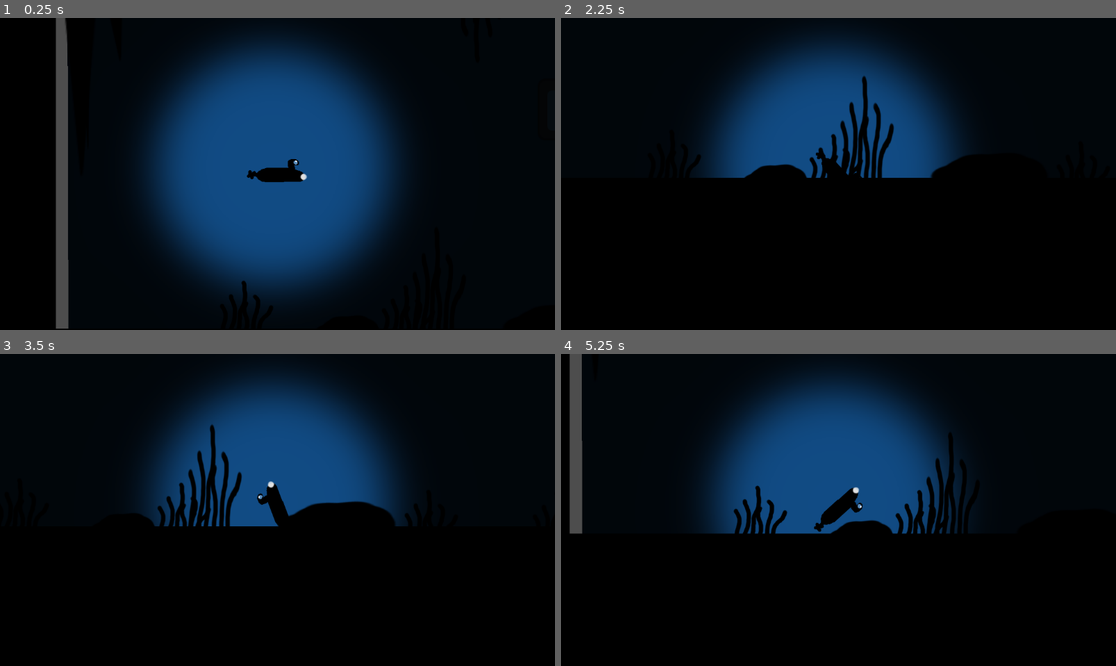
Above: before the commit, frames 1-4 (two rows, left to right).
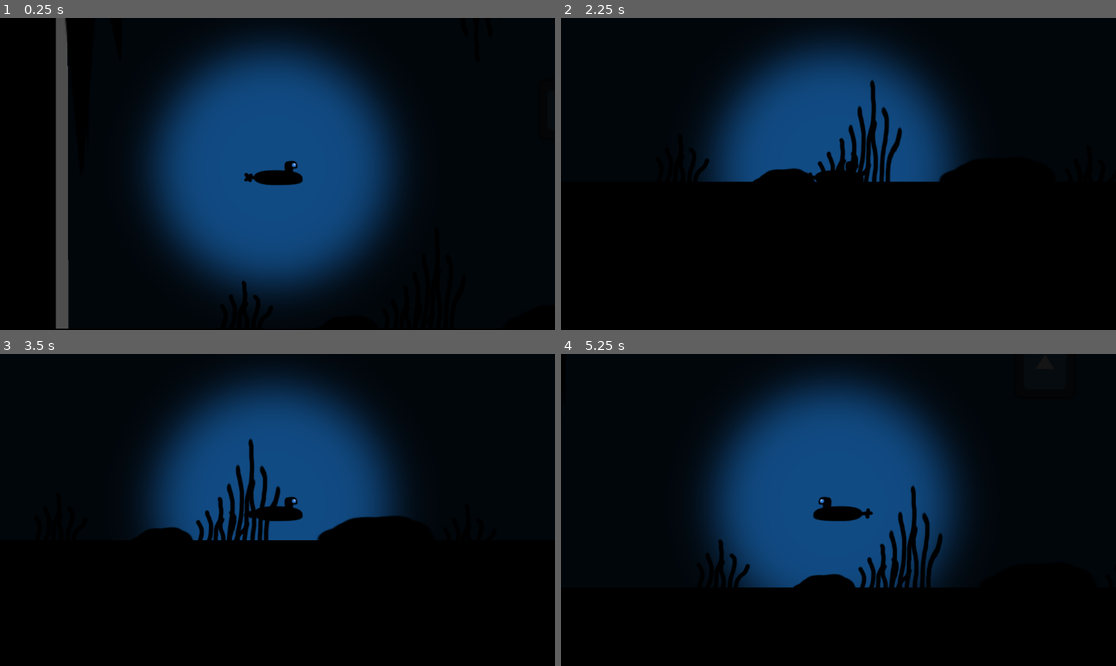
Above: after the commit, the same moments.

Repository: EddieRowe/godot-wild-jam-82
Game: Godot game, scene res://levels/level_1.tscn
The game is run twice, just before and just after one commit, with the same random seed, the same clock (stepped at 60 frames per second) and the same inputs. The engine's default icon, where the game draws it, is replaced by a stand-in: a white triangle on a blue panel in a dark square.
Inputs:
- Up to frame 1 (0.25 s): no input
- Up to frame 2 (2.25 s): tap Enter (ui_accept) at 0.5, 0.77, 1.52 s; hold Right (ui_right) 0.53-1.28 s; hold Down (ui_down) 1.28-2.03 s; hold Right (ui_right) from 2.03 s (still down)
- Up to frame 3 (3.5 s): release Right (ui_right) at 2.78 s; hold Up (ui_up) from 2.78 s (still down); tap Enter (ui_accept) at 3.02 s
- Up to frame 4 (5.25 s): release Up (ui_up) at 3.53 s; hold Left (ui_left) 3.53-5.03 s; tap Enter (ui_accept) at 3.77, 4.52 s; hold Down (ui_down) from 5.03 s (still down)

The runs differ from the first frame. In frame 1, 0.3% of the frame differs, in the area x 43-56%, y 45-54%; in frame 2, 2.6%; in frame 3, 4.8%; in frame 4, 10%, in the area x 1-75%, y 0-75%.

Commit message:
player changes
Player art change
propellor animation
player collision shape change
apply central force to not rotate sub while accelerating

Diff:
--- a/prefabs/Player.tscn
+++ b/prefabs/Player.tscn
@@ -1,8 +1,9 @@
-[gd_scene load_steps=11 format=3 uid="uid://cphyt7srqwafr"]
+[gd_scene load_steps=15 format=3 uid="uid://cphyt7srqwafr"]
 
 [ext_resource type="Script" uid="uid://4a7nsts8luh7" path="res://scripts/submarine_script.gd" id="1_glu7e"]
 [ext_resource type="Texture2D" uid="uid://dcl8d3ja31fie" path="res://art/player_placeholder_.png" id="2_ay6yh"]
 [ext_resource type="Script" uid="uid://ssj3qc07pg03" path="res://scripts/health.gd" id="3_ay6yh"]
+[ext_resource type="Texture2D" uid="uid://cphlsjsitl4ir" path="res://art/player_propellor_placeholder_.png" id="3_rwuho"]
 [ext_resource type="Script" uid="uid://cdj3fn4u6ytsb" path="res://scripts/oxygen.gd" id="4_p3xyx"]
 [ext_resource type="Texture2D" uid="uid://bygay2a087fb5" path="res://art/lightmask1.png" id="5_wuy1y"]
 [ext_resource type="Script" uid="uid://cbqex3ko6h1np" path="res://scripts/light_mask.gd" id="6_1nynx"]
@@ -11,11 +12,51 @@
 [ext_resource type="Script" uid="uid://b5xr11v4w61vc" path="res://scripts/submarine_audio.gd" id="8_70wo7"]
 
 [sub_resource type="CapsuleShape2D" id="CapsuleShape2D_0e48y"]
+radius = 15.0
+height = 96.0
+
+[sub_resource type="Animation" id="Animation_rwuho"]
+resource_name = "propellor_anim"
+length = 0.3
+loop_mode = 1
+tracks/0/type = "value"
+tracks/0/imported = false
+tracks/0/enabled = true
+tracks/0/path = NodePath(".:rotation")
+tracks/0/interp = 1
+tracks/0/loop_wrap = true
+tracks/0/keys = {
+"times": PackedFloat32Array(0, 0.3),
+"transitions": PackedFloat32Array(1, 1),
+"update": 0,
+"values": [0.0, 6.28319]
+}
+
+[sub_resource type="Animation" id="Animation_yhksc"]
+length = 0.001
+tracks/0/type = "value"
+tracks/0/imported = false
+tracks/0/enabled = true
+tracks/0/path = NodePath(".:rotation")
+tracks/0/interp = 1
+tracks/0/loop_wrap = true
+tracks/0/keys = {
+"times": PackedFloat32Array(0),
+"transitions": PackedFloat32Array(1),
+"update": 0,
+"values": [0.0]
+}
+
+[sub_resource type="AnimationLibrary" id="AnimationLibrary_634ti"]
+_data = {
+&"RESET": SubResource("Animation_yhksc"),
+&"propellor_anim": SubResource("Animation_rwuho")
+}
 
 [node name="Player" type="Node2D"]
 position = Vector2(-25, -15)
 
-[node name="RigidBody2D" type="RigidBody2D" parent="." node_paths=PackedStringArray("health", "oxygen", "energy", "sprite", "audio")]
+[node name="RigidBody2D" type="RigidBody2D" parent="." node_paths=PackedStringArray("health", "oxygen", "energy", "sprite", "audio", "propellor")]
 continuous_cd = 1
 contact_monitor = true
 max_contacts_reported = 3
@@ -25,12 +66,24 @@
 energy = NodePath("../Energy")
 sprite = NodePath("Sprite2D")
 audio = NodePath("../Submarine Audio")
+propellor = NodePath("Sprite2D/PropSprite2D/PropSpriteAnimationPlayer")
 
 [node name="CollisionShape2D" type="CollisionShape2D" parent="RigidBody2D"]
+position = Vector2(1, 8)
+rotation = 1.5708
 shape = SubResource("CapsuleShape2D_0e48y")
 
 [node name="Sprite2D" type="Sprite2D" parent="RigidBody2D"]
 texture = ExtResource("2_ay6yh")
+
+[node name="PropSprite2D" type="Sprite2D" parent="RigidBody2D/Sprite2D"]
+position = Vector2(-60, 7)
+texture = ExtResource("3_rwuho")
+
+[node name="PropSpriteAnimationPlayer" type="AnimationPlayer" parent="RigidBody2D/Sprite2D/PropSprite2D"]
+libraries = {
+&"": SubResource("AnimationLibrary_634ti")
+}
 
 [node name="Camera2D" type="Camera2D" parent="RigidBody2D"]
 
--- a/scripts/submarine_script.gd
+++ b/scripts/submarine_script.gd
@@ -7,6 +7,7 @@
 @export var energy : Energy
 @export var sprite : Sprite2D
 @export var audio : SubmarineAudio
+@export var propellor : AnimationPlayer
 
 var can_move : bool = true
 
@@ -16,13 +17,15 @@
 func _physics_process(delta: float) -> void:
 	if !can_move:
 		audio._stop_sub_prop_audio() # bad
+		if propellor.is_playing():
+			propellor.stop()
 		return
 
 	var horizontal_movement = Input.get_axis("ui_left", "ui_right")
 	var vertical_movement = Input.get_axis("ui_up", "ui_down")
 	var movement = Vector2(horizontal_movement, vertical_movement)
 
-	apply_force(movement * move_speed)
+	apply_central_force(movement * move_speed)
 
 	_handle_flip_sprite(movement)
 
@@ -31,14 +34,20 @@
 	# also bad
 	if movement.length() > 0:
 		audio._start_sub_prop_audio()
+		if !propellor.is_playing():
+			propellor.play(("propellor_anim"))
 	else:
 		audio._stop_sub_prop_audio()
+		if propellor.is_playing():
+			propellor.stop()
 
 func _handle_flip_sprite(movement : Vector2):
 	if movement.x < 0:
 		sprite.flip_h = true
+		propellor.get_parent().position.x = 60.0
 	elif movement.x > 0:
 		sprite.flip_h = false
+		propellor.get_parent().position.x = -60.0
 
 func _on_body_entered(body: Node) -> void:
 	if body.is_in_group("Obstacle"):
Binary file changed: art/player_placeholder_.png
Binary file added: art/player_propellor_placeholder_.png
Not shown, added: art/player_propellor_placeholder_.png.import
